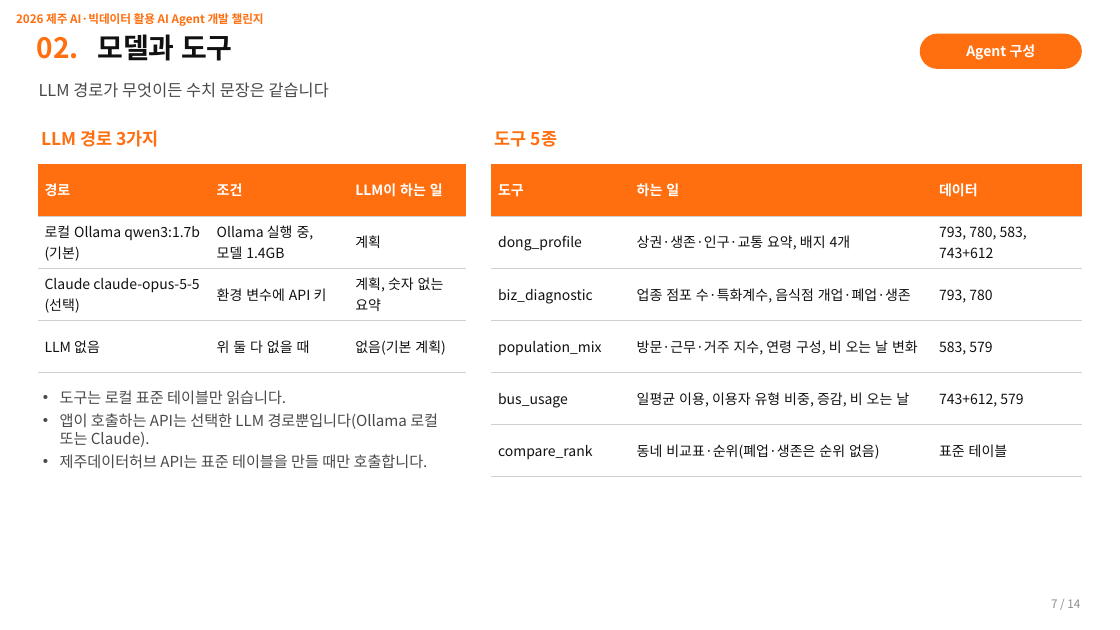
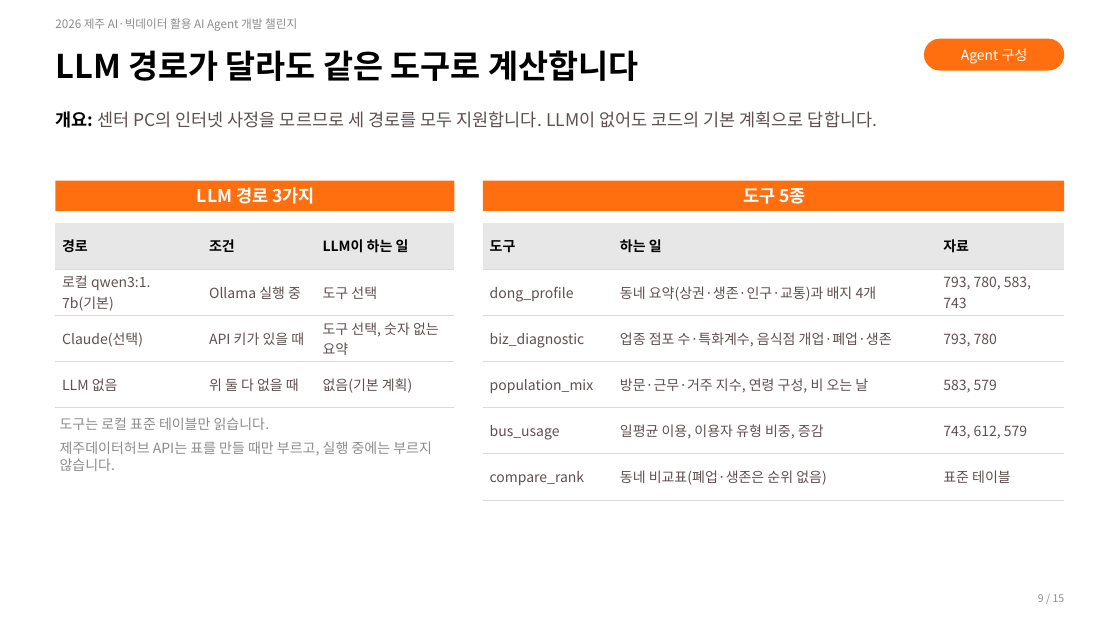
Before and after one commit to 0cars0903/JEJU_AI_AGENT, a slide deck: slide 9 of docs/제출/기획서.pptx (slide 7 before the commit). Drawn at 1120x630 pixels with LibreOffice and Linux fonts; fonts in the diff are those of the drawing. Boxes give left, top, right and bottom in pixels: in the first picture for what was removed or moved away, otherwise in the second. Text is boxed around its words. In the diff, an @@ line names an element or a change of style, - is before the commit and + after.

```diff
--- a/docs/제출/기획서.pptx
+++ b/docs/제출/기획서.pptx
@@ text removed at (x1=16, y1=13, x2=264, y2=26) @@
-2026 제주 AI·빅데이터 활용 AI Agent 개발 챌린지
@@ text added at (x1=55, y1=18, x2=297, y2=31), 10 pt, text #8C8C8C @@
+2026 제주 AI·빅데이터 활용 AI Agent 개발 챌린지
@@ text removed at (x1=37, y1=37, x2=79, y2=59) @@
-02.
@@ text at (x1=55, y1=50, x2=638, y2=81): text changed; size 14 to 28 pt; text colour #4A4A4A to #000000; bold on @@
-LLM 경로가 무엇이든 수치 문장은 같습니다
+LLM 경로가 달라도 같은 도구로 계산합니다
@@ text removed at (x1=97, y1=34, x2=233, y2=61) @@
-모델과 도구
@@ rounded rectangle "Agent 구성" resized from (x1=920, y1=34, x2=1082, y2=69) to (x1=924, y1=39, x2=1065, y2=71) @@
@@ rounded rectangle "Agent 구성" at (x1=924, y1=39, x2=1065, y2=71): bold off @@
@@ text added at (x1=55, y1=111, x2=878, y2=128), 15 pt, text #5E5050 @@
+개요: 센터 PC의 인터넷 사정을 모르므로 세 경로를 모두 지원합니다. LLM이 없어도 코드의 기본 계획으로 답합니다.
@@ rectangle "LLM 경로 3가지" at (x1=55, y1=181, x2=455, y2=211): text colour #FF6F0F to #FFFFFF; alignment left to centre; less space between paragraphs; vertical alignment top to middle; fill none to #FF6F0F @@
@@ rectangle "LLM 경로 3가지" resized from (x1=41, y1=130, x2=158, y2=147) to (x1=55, y1=181, x2=455, y2=211) @@
@@ rectangle "도구 5종" resized from (x1=495, y1=131, x2=557, y2=147) to (x1=483, y1=181, x2=1065, y2=211) @@
@@ rectangle "도구 5종" at (x1=483, y1=181, x2=1065, y2=211): text colour #FF6F0F to #FFFFFF; alignment left to centre; less space between paragraphs; vertical alignment top to middle; fill none to #FF6F0F @@
@@ table at (x1=55, y1=223, x2=455, y2=408) @@
-row 2: 로컬 Ollama qwen3:1.7b (기본) | Ollama 실행 중, 모델 1.4GB | 계획
+row 2: 로컬 qwen3:1.7b(기본) | Ollama 실행 중 | 도구 선택
-row 3: Claude claude-opus-5-5 (선택) | 환경 변수에 API 키 | 계획, 숫자 없는 요약
+row 3: Claude(선택) | API 키가 있을 때 | 도구 선택, 숫자 없는 요약
@@ fill #FF6F0F to #E7E7E7 in row 1 @@
@@ text colour #FFFFFF to #000000 in "경로", "조건", "LLM이 하는 일" @@
@@ text colour #111111 to #5E5050 in "LLM 없음", "위 둘 다 없을 때", "없음(기본 계획)" @@
@@ borders changed @@
@@ table resized from (x1=38, y1=164, x2=466, y2=372) to (x1=55, y1=223, x2=455, y2=408) @@
@@ table at (x1=483, y1=223, x2=1065, y2=500) @@
-row 1, column 3: 데이터
+row 1, column 3: 자료
-row 2, column 2: 상권·생존·인구·교통 요약, 배지 4개
+row 2, column 2: 동네 요약(상권·생존·인구·교통)과 배지 4개
-row 2, column 3: 793, 780, 583, 743+612
+row 2, column 3: 793, 780, 583, 743
-row 4, column 2: 방문·근무·거주 지수, 연령 구성, 비 오는 날 변화
+row 4, column 2: 방문·근무·거주 지수, 연령 구성, 비 오는 날
-row 5, column 2: 일평균 이용, 이용자 유형 비중, 증감, 비 오는 날
+row 5, column 2: 일평균 이용, 이용자 유형 비중, 증감
-row 5, column 3: 743+612, 579
+row 5, column 3: 743, 612, 579
-row 6, column 2: 동네 비교표·순위(폐업·생존은 순위 없음)
+row 6, column 2: 동네 비교표(폐업·생존은 순위 없음)
@@ fill #FF6F0F to #E7E7E7 in row 1 @@
@@ text colour #FFFFFF to #000000 in "도구", "하는 일" @@
@@ text colour #111111 to #5E5050 in "dong_profile", "biz_diagnostic", "업종 점포 수·특화계수, 음식점 개업·폐업·생존", "793, 780" and 5 more places @@
@@ borders changed @@
@@ table resized from (x1=492, y1=164, x2=1082, y2=476) to (x1=483, y1=223, x2=1065, y2=500) @@
@@ text at (x1=60, y1=417, x2=270, y2=430): size 13 to 12 pt, text colour #4A4A4A to #8C8C8C in "도구는 로컬 표준 테이블만 읽습니다."; bullet • to none; more space between paragraphs @@
@@ text "도구는 로컬 표준 테이블만 읽습니다." moved from (x1=60, y1=390, x2=438, y2=468) to (x1=60, y1=417, x2=432, y2=471) @@
@@ text at (x1=60, y1=441, x2=432, y2=471): text changed; size 13 to 12 pt; text colour #4A4A4A to #8C8C8C @@
-• 앱이 호출하는 API는 선택한 LLM 경로뿐입니다(Ollama 로컬 또는 Claude).
-• 제주데이터허브 API는 표준 테이블을 만들 때만 호출합니다.
+제주데이터허브 API는 표를 만들 때만 부르고, 실행 중에는 부르지 않습니다.
@@ text added at (x1=1038, y1=594, x2=1065, y2=602), 9 pt, text #8C8C8C @@
+9 / 15
@@ text removed at (x1=1051, y1=599, x2=1080, y2=608) @@
-7 / 14
```
Also in this commit, not shown: 2 other slides changed, 12 slides added, 11 slides removed, 11 other files.
